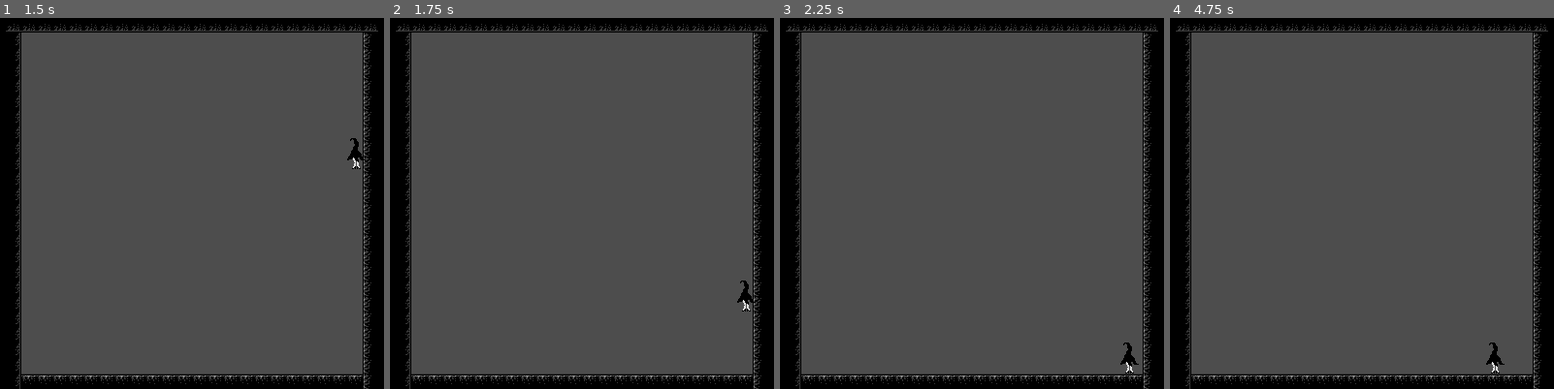
Above: before the commit, frames 1-4 (left to right).
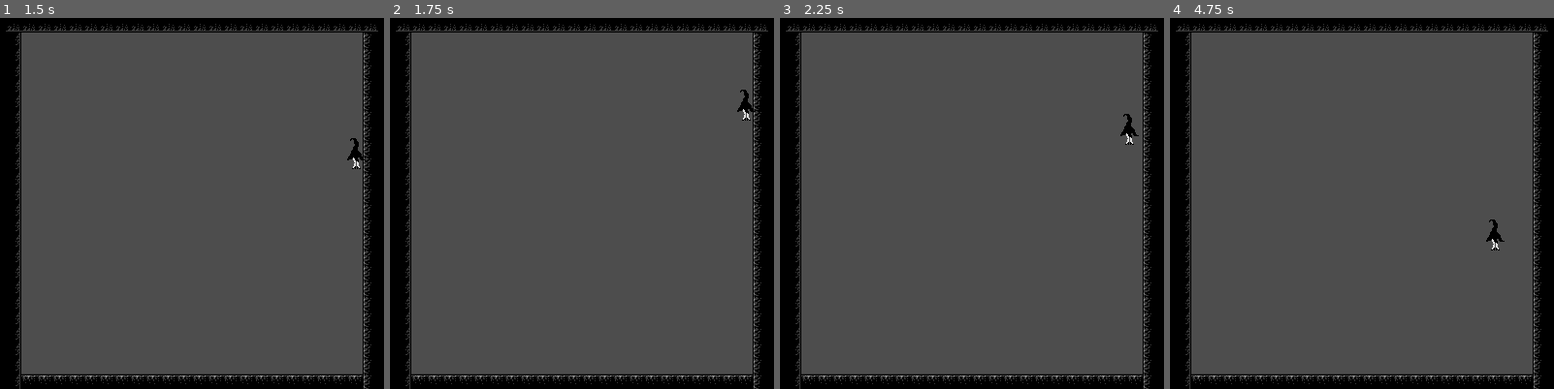
Above: after the commit, the same moments.

Repository: jojovary/HNUWinterGameJam24
Game: Godot game, scene res://Szenen/PrototypeLevel.tscn
Two runs of this game, one before a commit and one after it. Both use one fixed random seed, a clock stepped at 60 frames per second and the inputs below.
Inputs:
- Up to frame 1 (1.5 s): tap Enter (ui_accept) at 0.5, 0.77 s; hold Right (ui_right) from 0.53 s (still down)
- Up to frame 2 (1.75 s): keep holding Right (ui_right); tap Enter (ui_accept) at 1.52 s
- Up to frame 3 (2.25 s): release Right (ui_right) at 2.03 s; hold Left (ui_left) from 2.03 s (still down)
- Up to frame 4 (4.75 s): release Left (ui_left) at 2.78 s; hold Right (ui_right) 2.78-4.28 s; tap Enter (ui_accept) at 3.02, 3.77, 4.52 s; hold Left (ui_left) from 4.28 s (still down)

Frame 1 is identical in both runs. In frame 2, 0.3% of the frame differs, in the area x 90-96%, y 19-80%; in frame 3, 0.3%, in the area x 88-94%, y 25-96%; in frame 4, 0.3%.

Commit message:
smol stats

Diff:
--- a/ssss/Scripte/player.gd
+++ b/ssss/Scripte/player.gd
@@ -1,12 +1,12 @@
 extends CharacterBody2D
 
 
-const SPEED = 300.0
+const SPEED = 500.0
 const DECELARATION = 5.0
 const ACCELERATION = 5.0
 const JUMP_VELOCITY = -400.0
 var jump_count = 0
-const max_jump_count = 2
+const max_jump_count = 3
 var current_direction = 0
 
 func _physics_process(delta: float) -> void:
@@ -40,11 +40,6 @@
 	elif current_direction == -1:
 		velocity.x = move_toward(velocity.x, -SPEED, ACCELERATION)
 
-	print("bevor" + str(velocity.x))
-
-
-	print(velocity.x)
-
 
 
 func muell():
